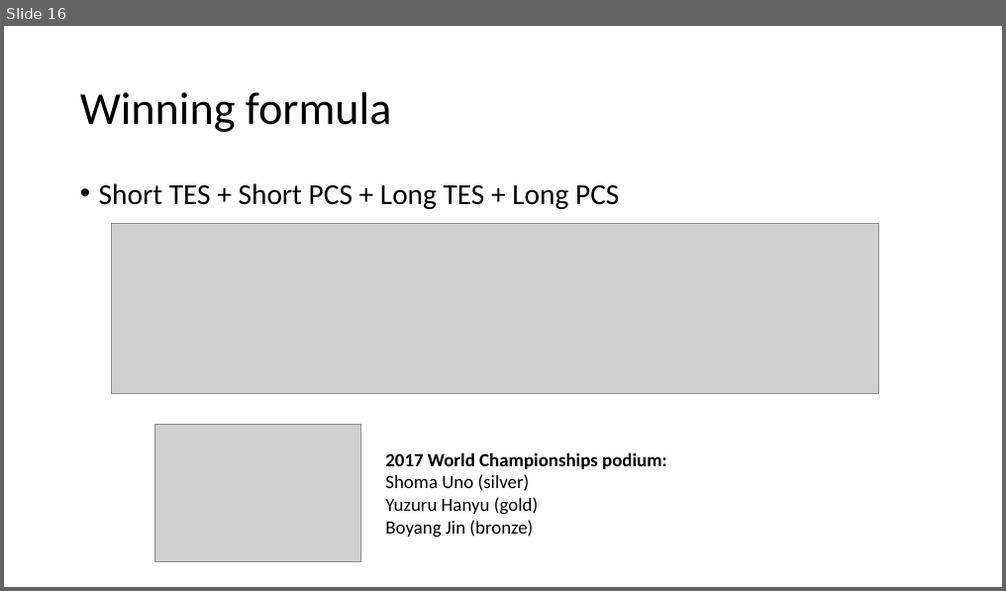
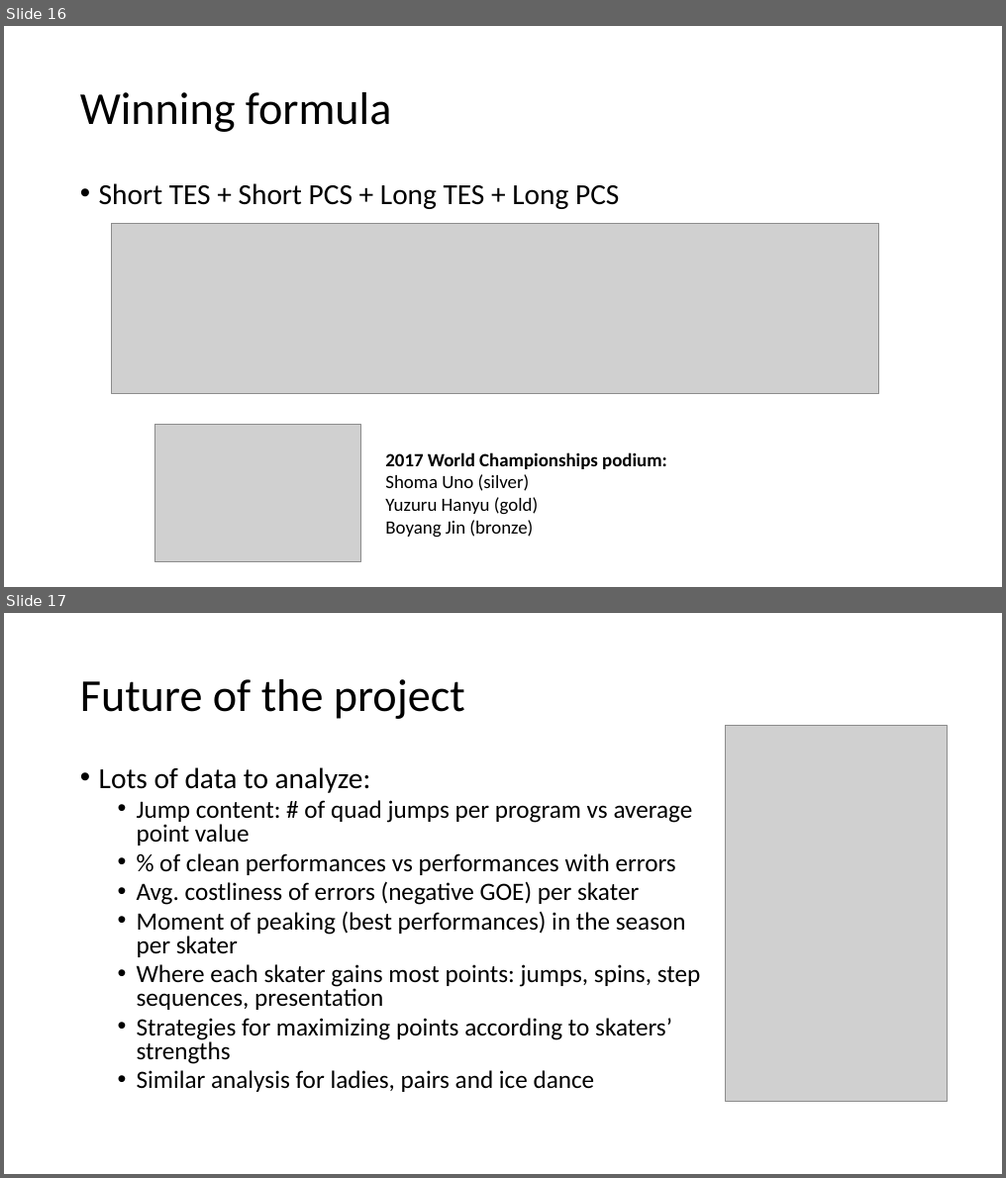
Before and after one commit to ninaanatchkova/figure_skating, a slide deck: presentation/Figure Skating at the 2018 Olympics.pptx. Shown one above the other, each under a label of ours: slide 16 before the commit, slides 16 and 17 after it. The pictures are 1006x591 and 1006x1178 pixels, drawn with LibreOffice and Linux fonts; fonts in the diff are those of the drawing; grey boxes stand for pictures. Boxes give left, top, right and bottom in pixels: in the first picture for what was removed or moved away, otherwise in the second. Text is boxed around its words. In the diff, an @@ line names an element or a change of style, - is before the commit and + after.

Commit message:
future of the project

```diff
--- a/presentation/Figure Skating at the 2018 Olympics.pptx
+++ b/presentation/Figure Skating at the 2018 Olympics.pptx
@@ slide 17 added at box(4, 613, 1002, 1174), background #FFFFFF @@
@@ title added at box(80, 679, 465, 719), 44 pt, text #000000 @@
+Future of the project
@@ picture added at box(726, 725, 946, 1102) @@
@@ text added at box(99, 767, 701, 1092), 24 pt, text #000000 @@
+• Lots of data to analyze:
+  • Jump content: # of quad jumps per program vs average point value
+  • % of clean performances vs performances with errors
+  • Avg. costliness of errors (negative GOE) per skater
+  • Moment of peaking (best performances) in the season per skater
+  • Where each skater gains most points: jumps, spins, step sequences, presentation
+  • Strategies for maximizing points according to skaters’ strengths
+  • Similar analysis for ladies, pairs and ice dance
```
Also in this commit, not shown: 1 other file.
